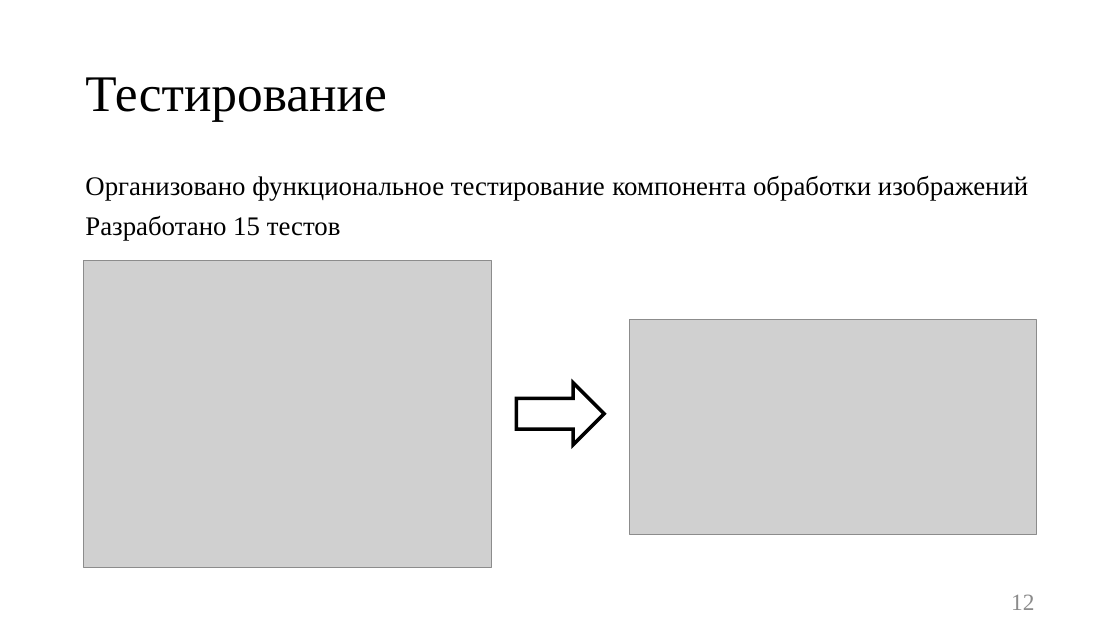
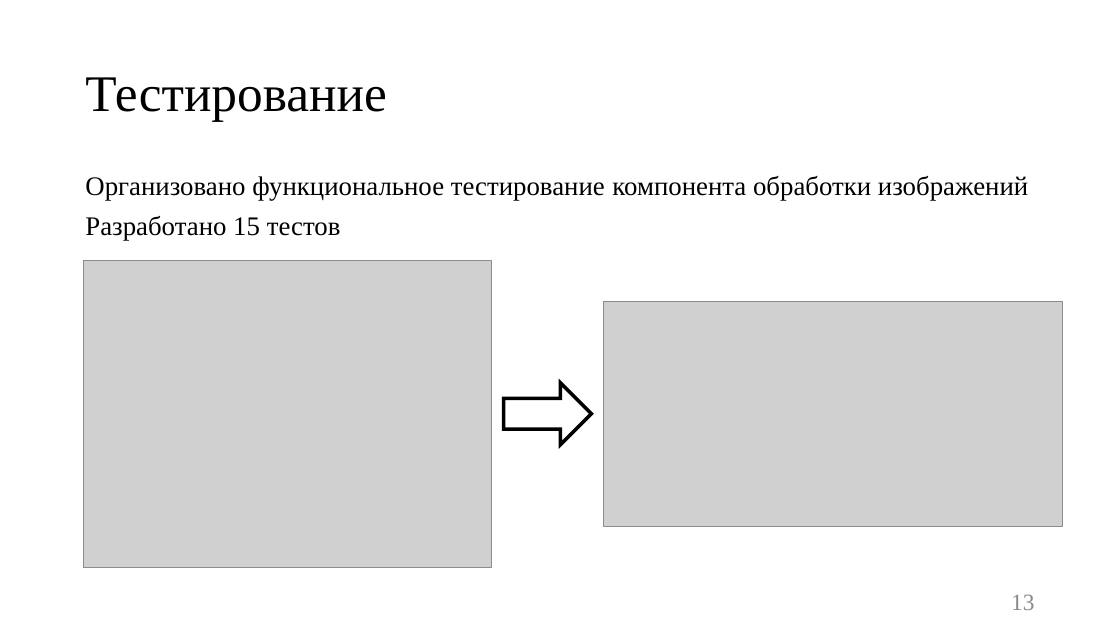
Before and after one commit to Kukushenok/competitive-math-game, a slide deck: slide 13 of docs/presentation.pptx (slide 12 before the commit). Drawn at 1120x630 pixels with LibreOffice and Linux fonts; fonts in the diff are those of the drawing; grey boxes stand for pictures. Boxes give left, top, right and bottom in pixels: in the first picture for what was removed or moved away, otherwise in the second. Text is boxed around its words. In the diff, an @@ line names an element or a change of style, - is before the commit and + after.

```diff
--- a/docs/presentation.pptx
+++ b/docs/presentation.pptx
@@ picture: place and size @@
-picture at [629,320,1037,534]
+picture at [604,301,1063,526]
@@ right arrow: place and size @@
-right arrow at [517,383,604,445]
+right arrow at [504,383,592,445]
@@ page number at [1011,594,1034,610]: text changed @@
-12
+13
```
Also in this commit, not shown: 6 other slides changed, 2 slides added, 1 slide removed, 16 other files.
